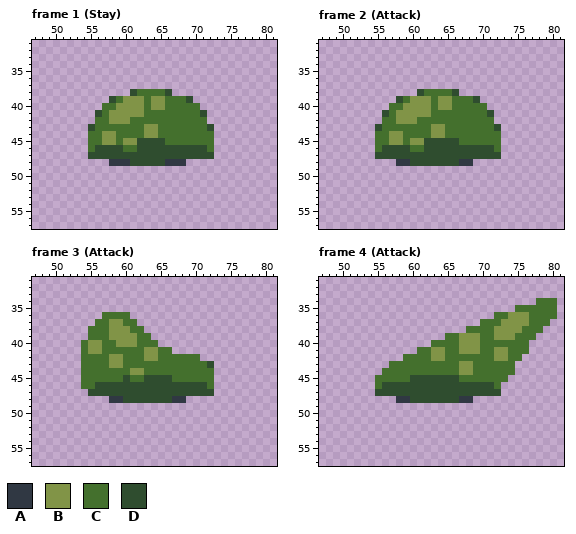
Two states of a pixel-art file, Assets/Graphics/Characters/Slime Small/Slime Small.aseprite. The picture above is the old version.
128x64 pixels, 6 frames. Shown: frame 1 (Stay): x 47..81, y 31..57; frame 2 (Attack): x 47..81, y 31..57; frame 3 (Attack): x 47..81, y 31..57; frame 4 (Attack): x 47..81, y 31..57. The commit also changed other frames, which this record leaves out.
Palette (. is transparent): A #303843  B #819447  C #44702d  D #2f4d2f
Pixels before, frame 1 (Stay), first column x 55:
38 ......DCCCCD......
39 ...DCBBBCBBCCCD...
40 ..CCBBBBCBBCCCCC..
41 .DCBBBBBCCCCCCCCD.
42 .CCBBBCCCCCCCCCCC.
43 DCCCCCCCBBCCCCCCCD
44 CCBBCCCCBBCCCCCCCC
45 CCBBCBBDDDDCCCCCCC
46 CDDDDCCDDDDDDDDDDC
47 DDDDDDDDDDDDDDDDDD
48 ...AAADDDDDAAA....
Pixels before, frame 2 (Attack), first column x 55:
38 ......DCCCCD......
39 ...DCBBBCBBCCCD...
40 ..CCBBBBCBBCCCCC..
41 .DCBBBBBCCCCCCCCD.
42 .CCBBBCCCCCCCCCCC.
43 DCCCCCCCBBCCCCCCCD
44 CCBBCCCCBBCCCCCCCC
45 CCBBCBBDDDDDCCCCCC
46 CDDDDCCDDDDDDDDDDC
47 DDDDDDDDDDDDDDDDDD
48 ...AADDDDDDDAA....
Pixels before, frame 3 (Attack), first column x 54:
36 ...CCCC............
37 ..CCBBCC...........
38 .CCCBBBCC..........
39 .CCCBBBBCC.........
40 CBBCCBBBCCC........
41 CBBCCCCCCBBCC......
42 CCCCBBCCCBBCCCCCC..
43 CCCCBBCCCCCCCCCCCCD
44 CCCCCCCBBCCCCCCCCCC
45 CCCCCCDCCDDDDCCCCCC
46 CCDDDDDDDDDDDDDDDDC
47 .DDDDDDDDDDDDDDDDDD
48 ....AADDDDDDDAA....
Pixels before, frame 4 (Attack), first column x 55:
34 .......................CCC
35 ....................CCCCCC
36 .................CCBBBCCCC
37 ...............CCCBBBBCCC.
38 .............CCCCBBBBCCC..
39 ..........CCBBBCCBBBCCC...
40 ........CCCCBBBCCCCCCC....
41 ......CCBBCCBBBCCBBCCC....
42 ....CCCCBBCCCCCCCBBCC.....
43 ..CCCCCCCCCCBBCCCCCC......
44 .CCCCCCCCCCCBBCCCCCC......
45 CCCCCDDDDDDDCCCCCCC.......
46 CDDDDDDDDDDDDDDDDC........
47 DDDDDDDDDDDDDDDDDD........
48 ...AADDDDDDDAA............
Now the later version:
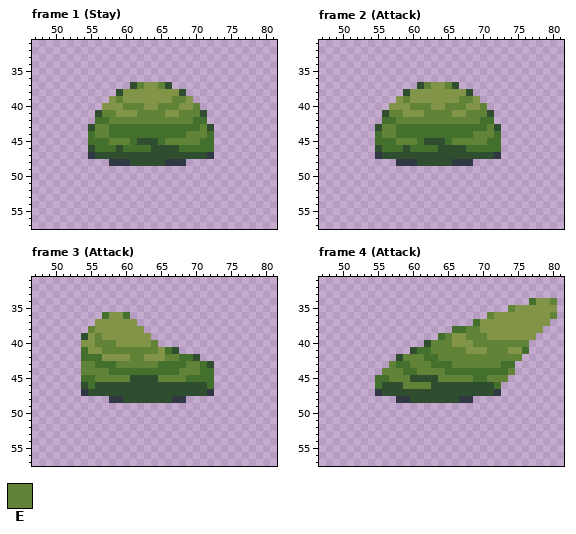
Colours new in this view: E #618338
Message: slimes sprites and animations updated
What changed:
Changed rows in their new state; - is an unchanged pixel.
Frame 1 (Stay), layer "Layer 1":
first column x 55:
37 ------DEBBED------
38 ----DBBBBBBBBD----
39 ---BE---B--BEEB---
40 --BB-EEEB-EEEBBE--
41 --EE---EEEEBBEEE--
42 ---EEEEEEEEEEEE---
43 -EE-----CC------E-
44 -EEC----CC----EEE-
45 --CEEEC---CEEEEE--
46 DCCC---CC----CCCC-
47 A----------------A
Frame 2 (Attack), layer "Layer 1":
first column x 55:
37 ------DEBBED------
38 ----DBBBBBBBBD----
39 ---BE---B--BEEB---
40 --BB-EEEB-EEEBBE--
41 --EE---EEEEBBEEE--
42 ---EEEEEEEEEEEE---
43 -EE-----CC------E-
44 -EEC----CC----EEE-
45 --CEEEC---CEEEEE--
46 DCCC---CC----CCCC-
47 A----------------A
48 -----A-----A------
Frame 3 (Attack), layer "Layer 1":
first column x 54:
36 ----BB-------------
37 --BB--BB-----------
38 -EBB---BB----------
39 DBEB----BB---------
40 B-EEE---BBE--------
41 ---EEEEEEEEB-D-----
42 ---B--BEE--BEE--D--
43 EE--CEEEEEE----EE--
44 EEEE---CC-----EEE--
45 --EEEEEDD--EEEE----
46 D------------------
47 A-----------------A
Frame 4 (Attack), layer "Layer 1":
first column x 55:
34 ----------------------CBBE
35 -------------------EBBBBBB
36 ----------------EBB---BBBE
37 --------------CBBB----BBB-
38 -----------CCEEBB----BBB--
39 ---------CEB-EEEB---BBB---
40 -------DEEEB--EEEEEEEE----
41 -----D--EEEEE--BEEEBB-----
42 ---DEEE-CEEEEEEEEEEEE-----
43 --E--EEE---EEEEEEE--------
44 -EEE--EEEE--CC-----E------
45 --EEE----EEEEE--EEE-------
46 ----EEEE------------------
47 A----------------A--------
Pixel boxes of the changes (left, top, right, bottom) in both pictures:
changed: (88, 82, 214, 159)
changed: (375, 82, 501, 166)
changed: (81, 312, 214, 396)
changed: (375, 298, 557, 396)
